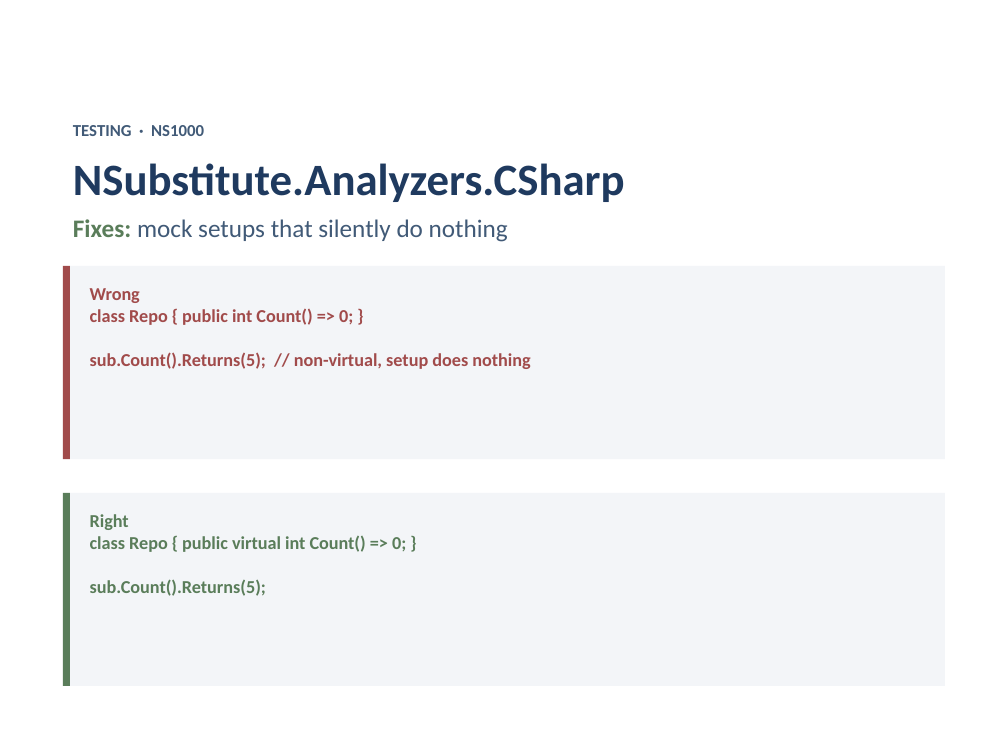
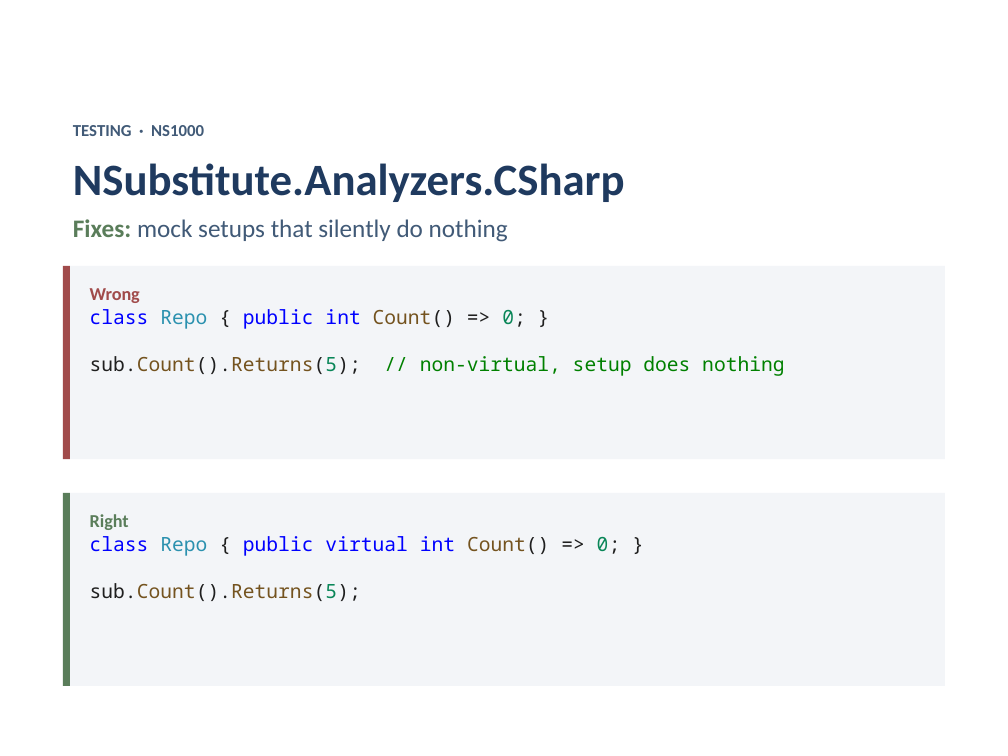
Before and after one commit to isidore/Talks, a slide deck: slide 21 of Slides/Analyzers.Net.pptx. Drawn at 1008x756 pixels with LibreOffice and Linux fonts; fonts in the diff are those of the drawing. Boxes give left, top, right and bottom in pixels: in the first picture for what was removed or moved away, otherwise in the second. Text is boxed around its words. In the diff, an @@ line names an element or a change of style, - is before the commit and + after.

Commit message:
code styling

```diff
--- a/Slides/Analyzers.Net.pptx
+++ b/Slides/Analyzers.Net.pptx
@@ rectangle "Wrong class Repo { public ..." at [70,266,944,460]: text colour #1F3A5F to #0000FF in "class public int"; text colour #1F3A5F to #2B91AF in "Repo"; text colour #1F3A5F to #1F1F1F in "{ Count() => 0; } sub.Count().Returns(5);"; text colour #1F3A5F to #74531F in "Count() sub.Count().Returns(5);"; text colour #1F3A5F to #098658 in "0; sub.Count().Returns(5);"; text colour #1F3A5F to #008000 in "// non-virtual, setup does nothing" @@
@@ rectangle "Right class Repo { public ..." at [70,493,944,686]: text colour #1F3A5F to #0000FF in "class public virtual int"; text colour #1F3A5F to #2B91AF in "Repo"; text colour #1F3A5F to #1F1F1F in "{ Count() => 0; } sub.Count().Returns(5);"; text colour #1F3A5F to #74531F in "Count() sub.Count().Returns(5);"; text colour #1F3A5F to #098658 in "0; sub.Count().Returns(5);" @@
```
Also in this commit, not shown: 23 other slides changed.
